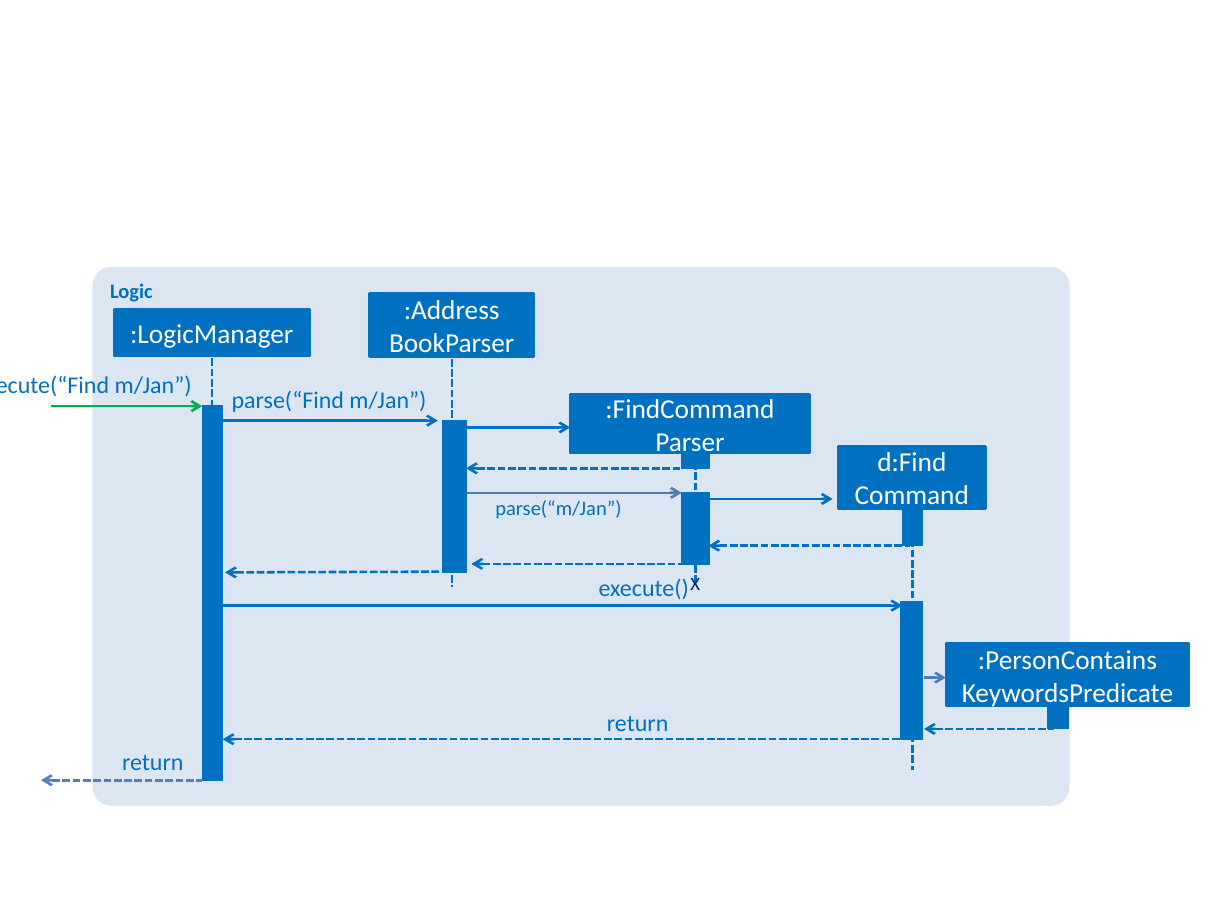
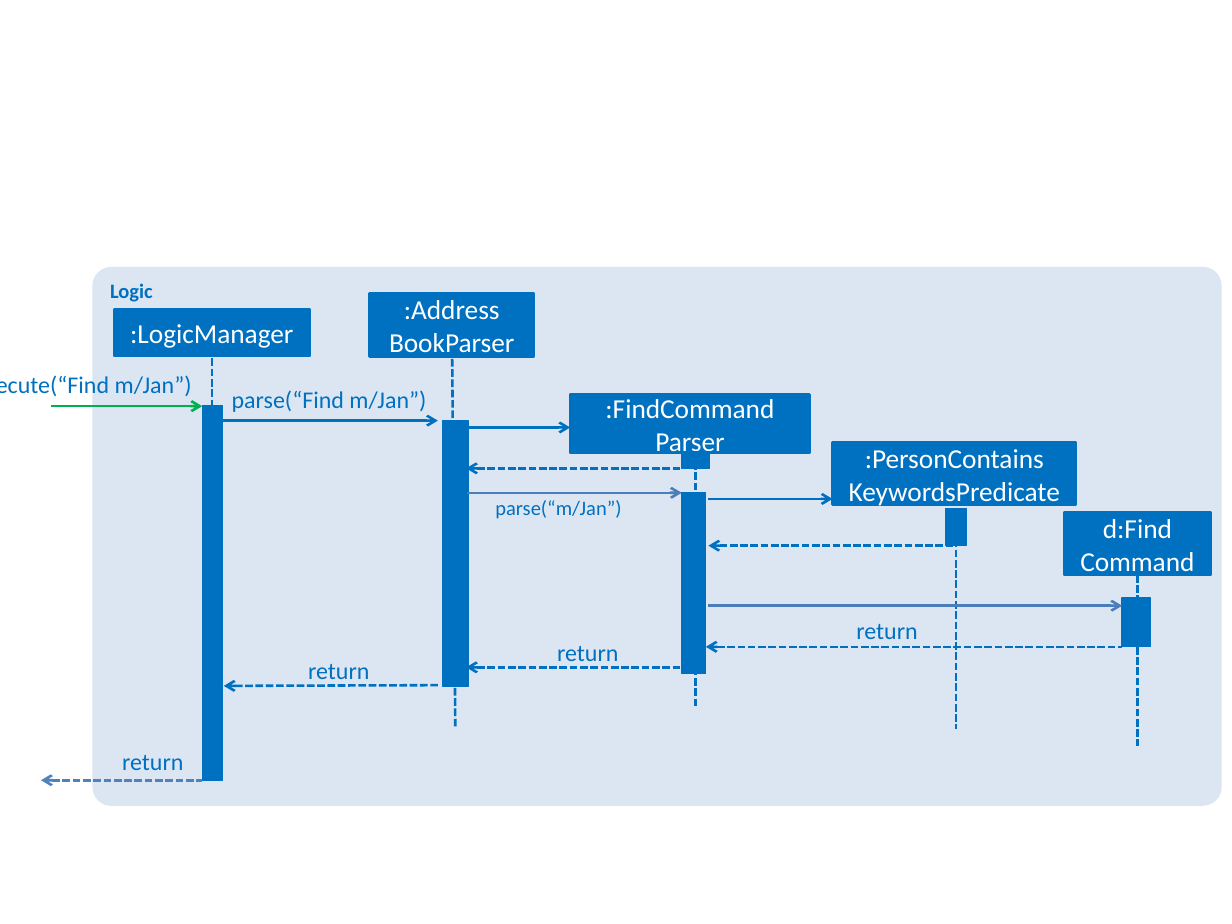
Before and after one commit to pwenzhe/addressbook-level4, a slide deck: slide 3 of docs/diagrams/LogicComponentSequenceDiagram.pptx. Drawn at 1232x924 pixels with LibreOffice and Linux fonts; fonts in the diff are those of the drawing. Boxes give left, top, right and bottom in pixels: in the first picture for what was removed or moved away, otherwise in the second. Text is boxed around its words. In the diff, an @@ line names an element or a change of style, - is before the commit and + after.

```diff
--- a/docs/diagrams/LogicComponentSequenceDiagram.pptx
+++ b/docs/diagrams/LogicComponentSequenceDiagram.pptx
@@ rounded rectangle "Logic": place and size @@
-rounded rectangle "Logic" at [92, 267, 1069, 806]
+rounded rectangle "Logic" at [92, 267, 1222, 806]
@@ line moved from (452, 359) - (452, 588) to (452, 359) - (456, 729) @@
@@ rectangle: place and size @@
-rectangle at [442, 420, 466, 573]
+rectangle at [442, 420, 468, 686]
@@ rectangle ":PersonContains": place and size @@
-rectangle ":PersonContains" at [946, 643, 1189, 705]
+rectangle ":PersonContains" at [833, 442, 1076, 504]
@@ line moved from (696, 452) - (696, 585) to (696, 452) - (696, 708) @@
@@ rectangle: place and size @@
-rectangle at [681, 493, 710, 564]
+rectangle at [681, 493, 706, 674]
@@ rectangle: place and size @@
-rectangle at [902, 509, 923, 546]
+rectangle at [946, 509, 967, 546]
@@ line moved from (913, 509) - (913, 770) to (956, 509) - (956, 729) @@
@@ rectangle "d:Find Command": place and size @@
-rectangle "d:Find Command" at [838, 446, 986, 508]
+rectangle "d:Find Command" at [1064, 513, 1212, 574]
@@ arrow moved from (708, 546) - (909, 546) to (708, 546) - (956, 546) @@
@@ group removed at [223, 564, 923, 739]: 2 texts, 2 arrows, 1 rectangle @@
-execute()
-X
@@ rectangle: place and size @@
-rectangle at [1048, 706, 1069, 729]
+rectangle at [1122, 598, 1151, 647]
@@ line added from (1137, 575) to (1137, 747), #0070C0 1.5 pt dashed @@
@@ arrow moved from (924, 678) - (946, 678) to (708, 606) - (1122, 606) @@
@@ text "return": place and size @@
-text "return" at [607, 716, 668, 731]
+text "return" at [856, 624, 917, 639]
@@ text added at [557, 646, 618, 668], 14 pt, text #0070C0 @@
+return
@@ arrow moved from (924, 729) - (1055, 729) to (706, 647) - (1122, 647) @@
@@ arrow moved from (225, 573) - (440, 572) to (224, 686) - (439, 685) @@
@@ text added at [308, 664, 369, 686], 14 pt, text #0070C0 @@
+return
@@ arrow moved from (223, 739) - (903, 739) to (466, 668) - (681, 668) @@
```
Also in this commit, not shown: 2 slides added, 18 other files.
